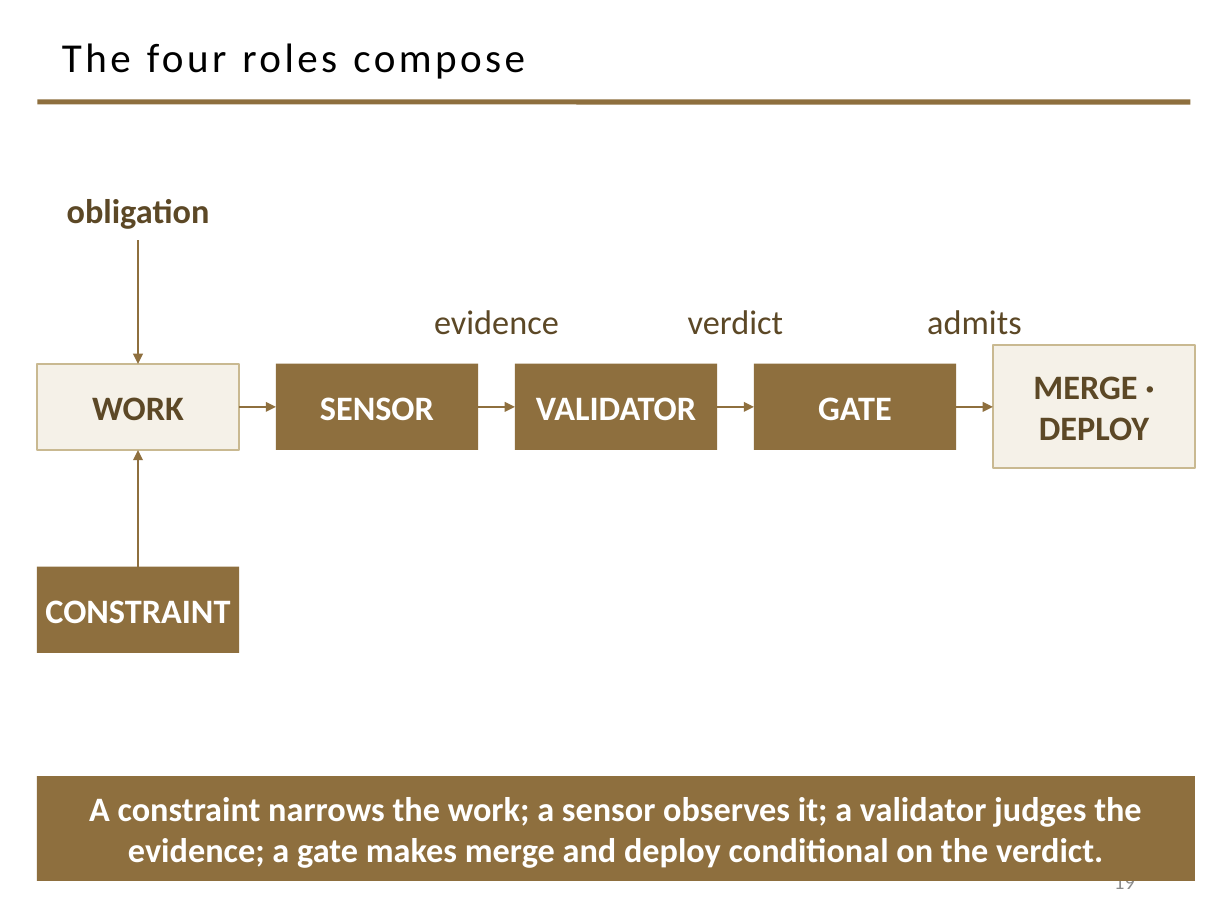
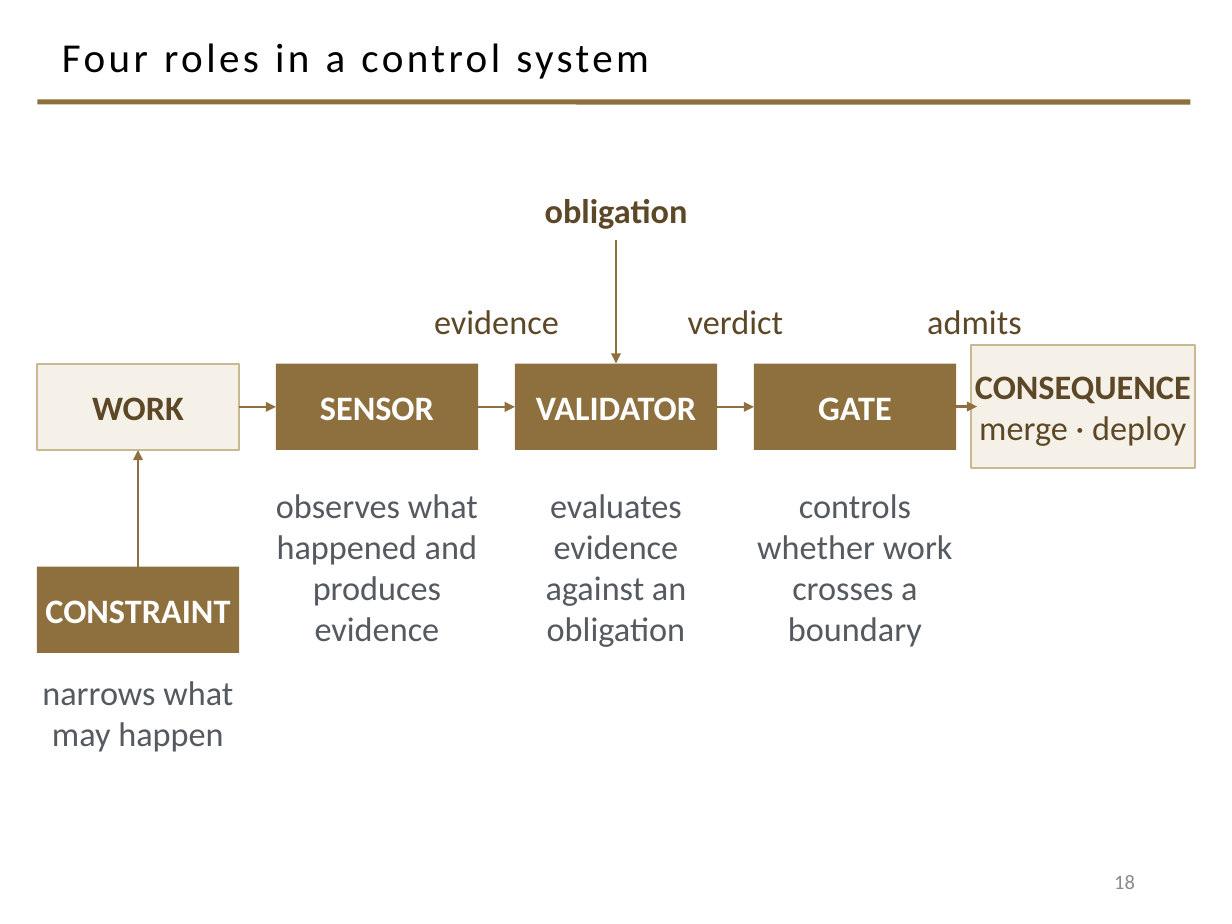
Before and after one commit to davisjam/model-based-agentic-software-engineering, a slide deck: slide 18 of course/lectures/act-2-delegation-and-control/03-alignment/2-3-Alignment.pptx (slide 19 before the commit). Drawn at 1232x924 pixels with LibreOffice and Linux fonts; fonts in the diff are those of the drawing; background and template pictures are left out. Boxes give left, top, right and bottom in pixels: in the first picture for what was removed or moved away, otherwise in the second. Text is boxed around its words. In the diff, an @@ line names an element or a change of style, - is before the commit and + after.

```diff
--- a/course/lectures/act-2-delegation-and-control/03-alignment/2-3-Alignment.pptx
+++ b/course/lectures/act-2-delegation-and-control/03-alignment/2-3-Alignment.pptx
@@ title at [62, 43, 649, 79]: text changed @@
-The four roles compose
+Four roles in a control system
@@ text "obligation": place and size @@
-text "obligation" at [67, 199, 210, 229]
+text "obligation" at [545, 199, 688, 229]
@@ arrow moved from (138, 240) - (138, 363) to (616, 240) - (616, 363) @@
@@ rectangle "CONSEQUENCE": place and size @@
-rectangle "CONSEQUENCE" at [993, 345, 1195, 468]
+rectangle "CONSEQUENCE" at [971, 345, 1195, 468]
@@ text in rectangle at [975, 376, 1191, 446]: text changed; bold off @@
-MERGE · DEPLOY
+CONSEQUENCE
+merge · deploy
@@ arrow moved from (956, 407) - (993, 407) to (956, 407) - (977, 407) @@
@@ text added at [276, 494, 478, 641], 20 pt, text #555960 @@
+observes what happened and produces evidence
@@ text added at [546, 494, 686, 647], 20 pt, text #555960 @@
+evaluates evidence against an obligation
@@ text added at [757, 494, 953, 647], 20 pt, text #555960 @@
+controls whether work crosses a boundary
@@ text added at [42, 681, 233, 752], 20 pt, text #555960 @@
+narrows what may happen
@@ rectangle removed at [37, 776, 1195, 881] @@
-A constraint narrows the work; a sensor observes it; a validator judges the evidence; a gate makes merge and deploy conditional on the verdict.
@@ page number at [1114, 875, 1135, 889]: text changed @@
-19
+18
```
Also in this commit, not shown: 1 slide removed.
